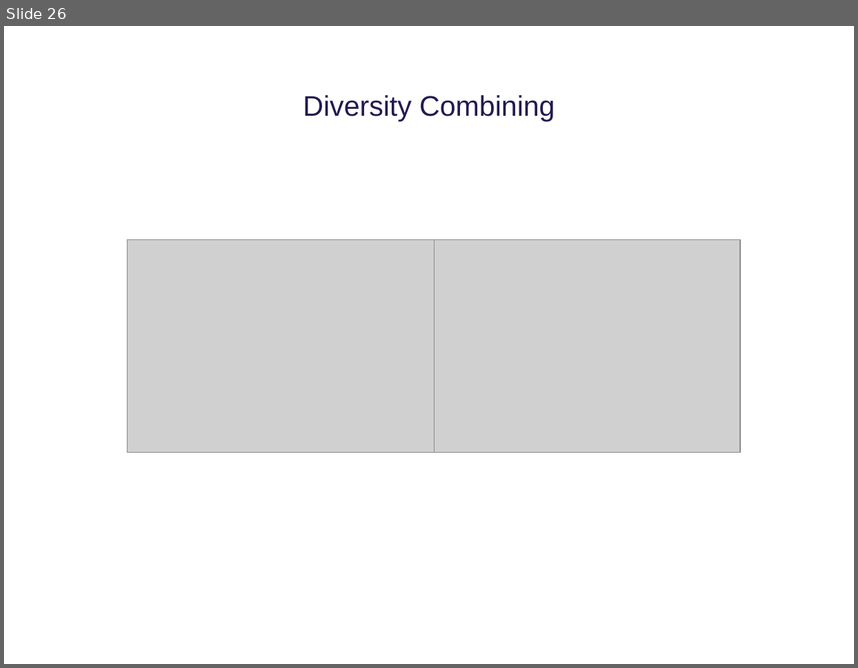
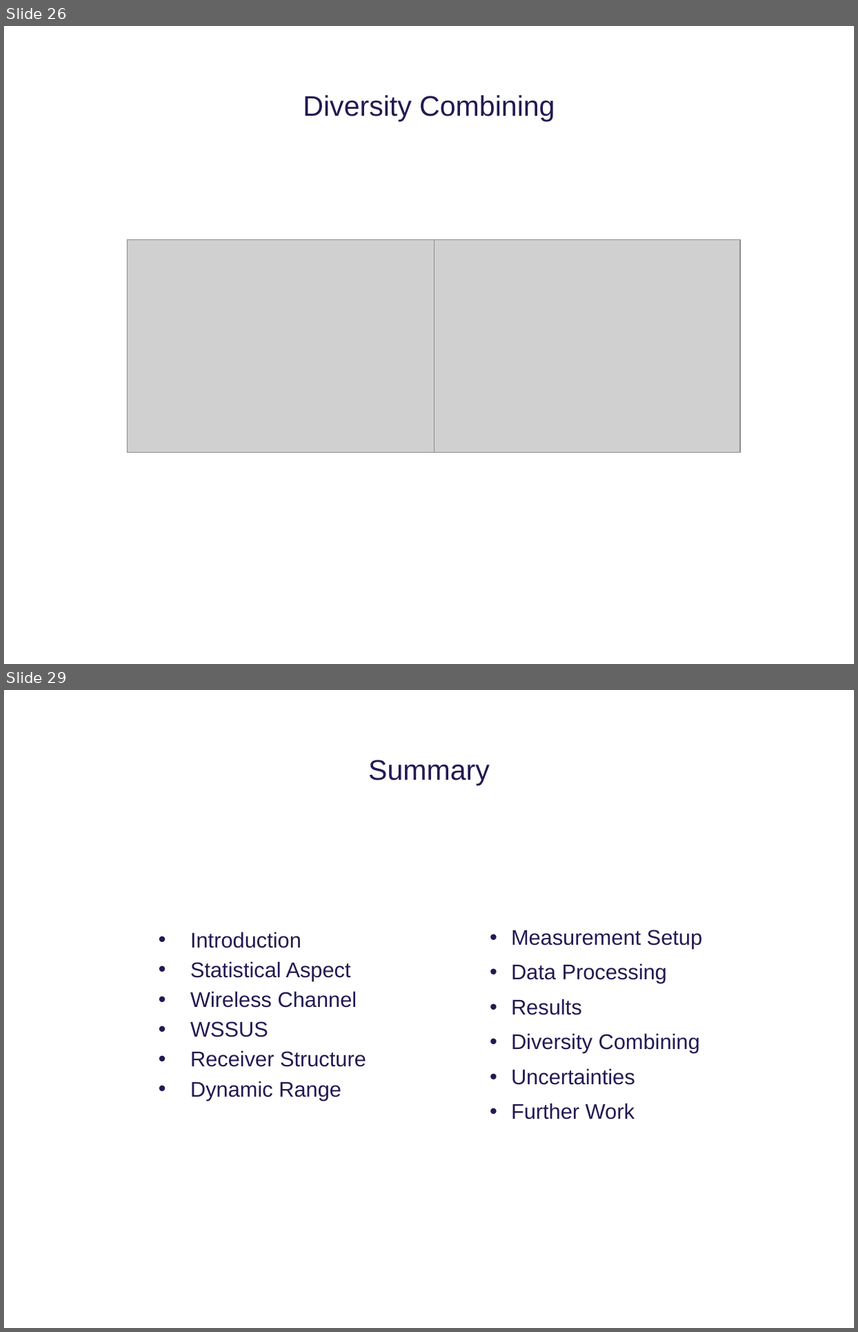
Before and after one commit to tkjj13/P8, a slide deck: ppt/premature ppt.pptx. Shown one above the other, each under a label of ours: slide 26 before the commit, slides 26 and 29 after it; the slides between them are not shown. The pictures are 858x668 and 858x1332 pixels, drawn with LibreOffice and Linux fonts; fonts in the diff are those of the drawing; grey boxes stand for pictures; background and template pictures are left out. Boxes give left, top, right and bottom in pixels: in the first picture for what was removed or moved away, otherwise in the second. Text is boxed around its words. In the diff, an @@ line names an element or a change of style, - is before the commit and + after.

```diff
--- a/ppt/premature ppt.pptx
+++ b/ppt/premature ppt.pptx
@@ slide 29 added at (4, 690, 854, 1328), background #FFFFFF @@
@@ title added at (368, 760, 490, 785), 24 pt, text #211A52 @@
+Summary
@@ text added at (190, 931, 366, 1100), 18 pt, text #211A52 @@
+• Introduction
+• Statistical Aspect
+• Wireless Channel
+• WSSUS
+• Receiver Structure
+• Dynamic Range
@@ text added at (511, 929, 702, 1119), 18 pt, text #211A52 @@
+• Measurement Setup
+• Data Processing
+• Results
+• Diversity Combining
+• Uncertainties
+• Further Work
```
Also in this commit, not shown: 2 slides changed, 1 slide removed.
